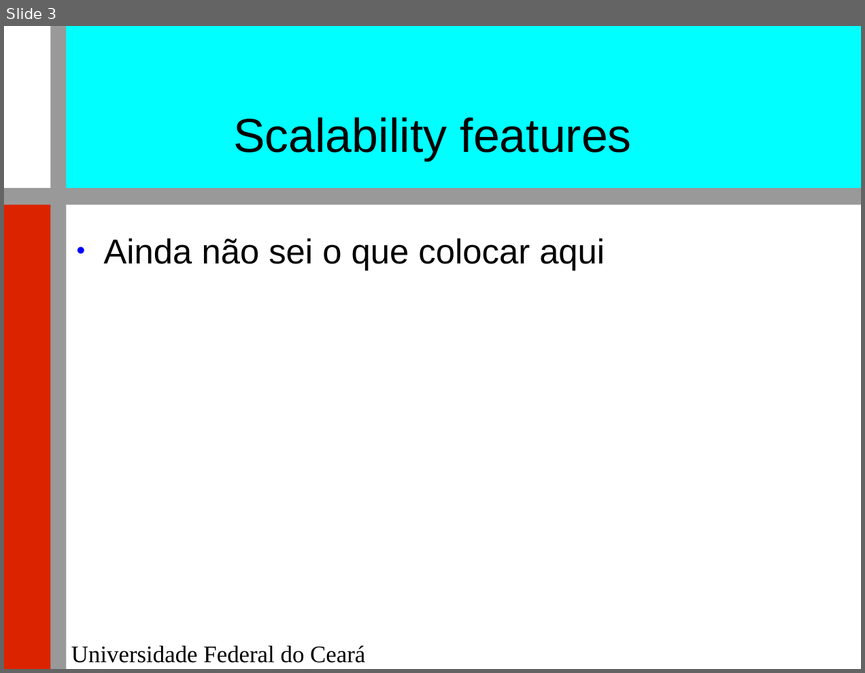
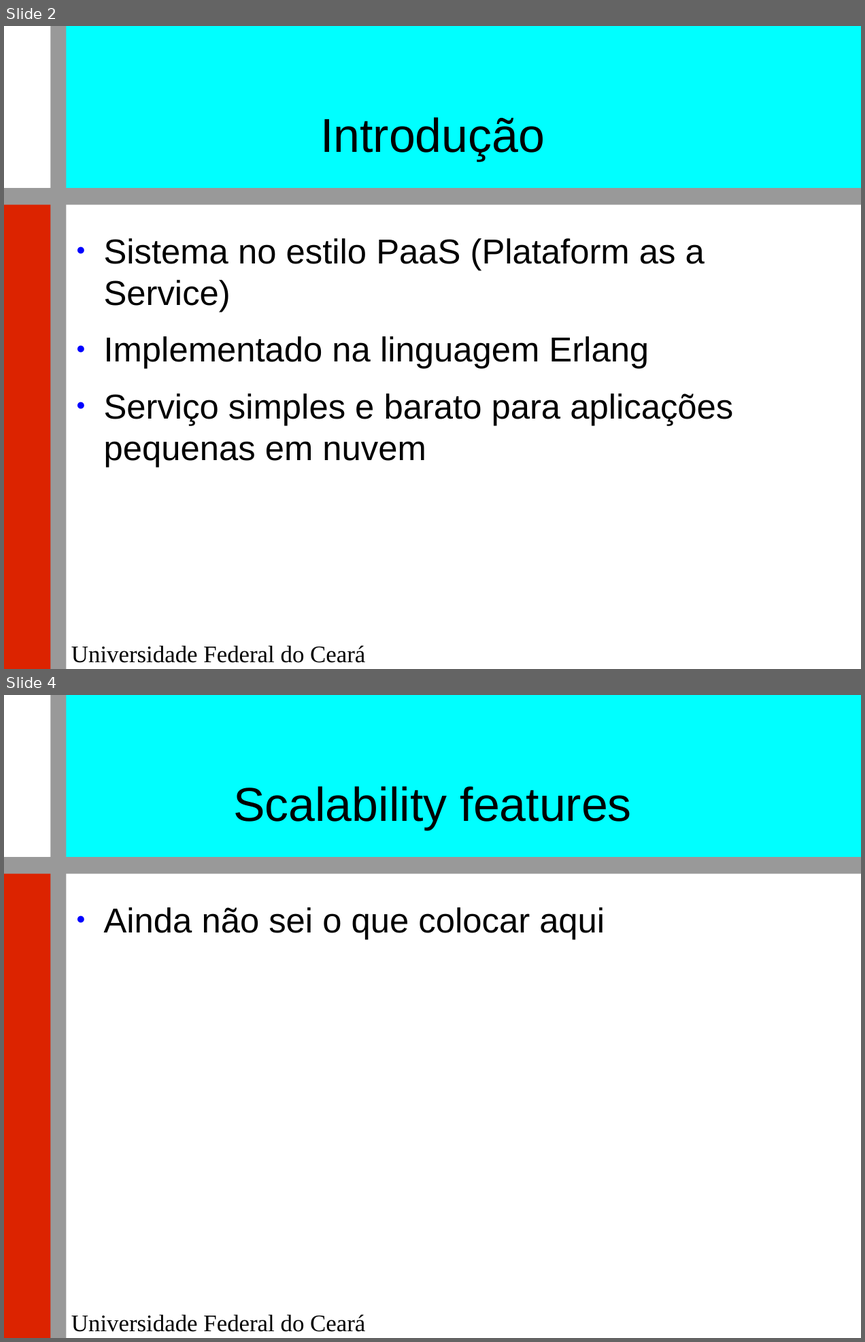
Before and after one commit to renatocjn/NoSQL_TF, a slide deck: Apresentação.odp. Shown one above the other, each under a label of ours: slide 3 before the commit, slides 2 and 4 after it; the slides between them are not shown. The pictures are 865x673 and 865x1342 pixels, drawn with LibreOffice and Linux fonts; fonts in the diff are those of the drawing; background and template pictures are left out. Boxes give left, top, right and bottom in pixels: in the first picture for what was removed or moved away, otherwise in the second. Text is boxed around its words. In the diff, an @@ line names an element or a change of style, - is before the commit and + after.

```diff
--- a/Apresentação.odp
+++ b/Apresentação.odp
@@ slide 2 added at (4, 26, 861, 669), background #FFFFFF; not listed: 5 template elements that a slide beside it also shows @@
@@ title added at (320, 117, 545, 161), 44 pt, text #000000 @@
+Introdução
@@ text added at (104, 238, 733, 467), 32 pt, text #000000 @@
+● Sistema no estilo PaaS (Plataform as a Service)
+● Implementado na linguagem Erlang
+● Serviço simples e barato para aplicações pequenas em nuvem
@@ what was slide 3 is now slide 4 @@
```
Also in this commit, not shown: 3 slides changed, 6 other slides added, 4 slides removed, 1 other file.
